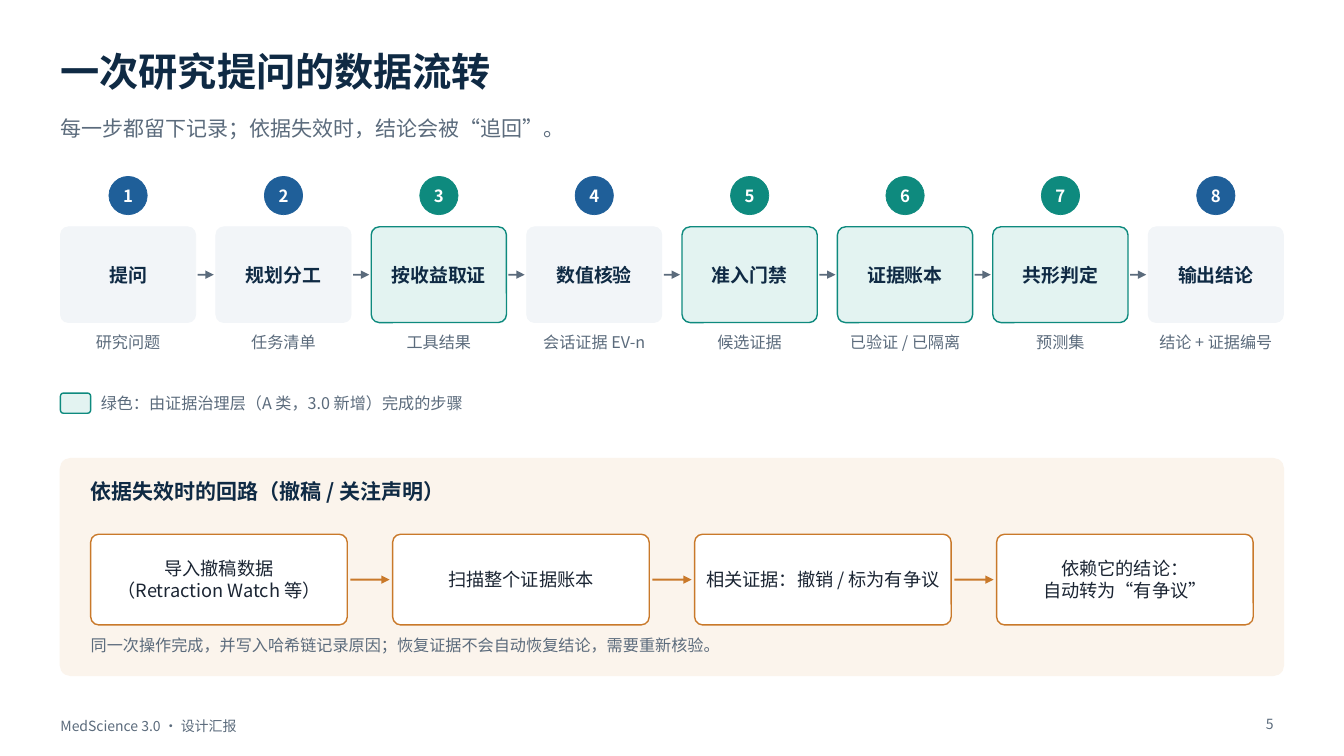
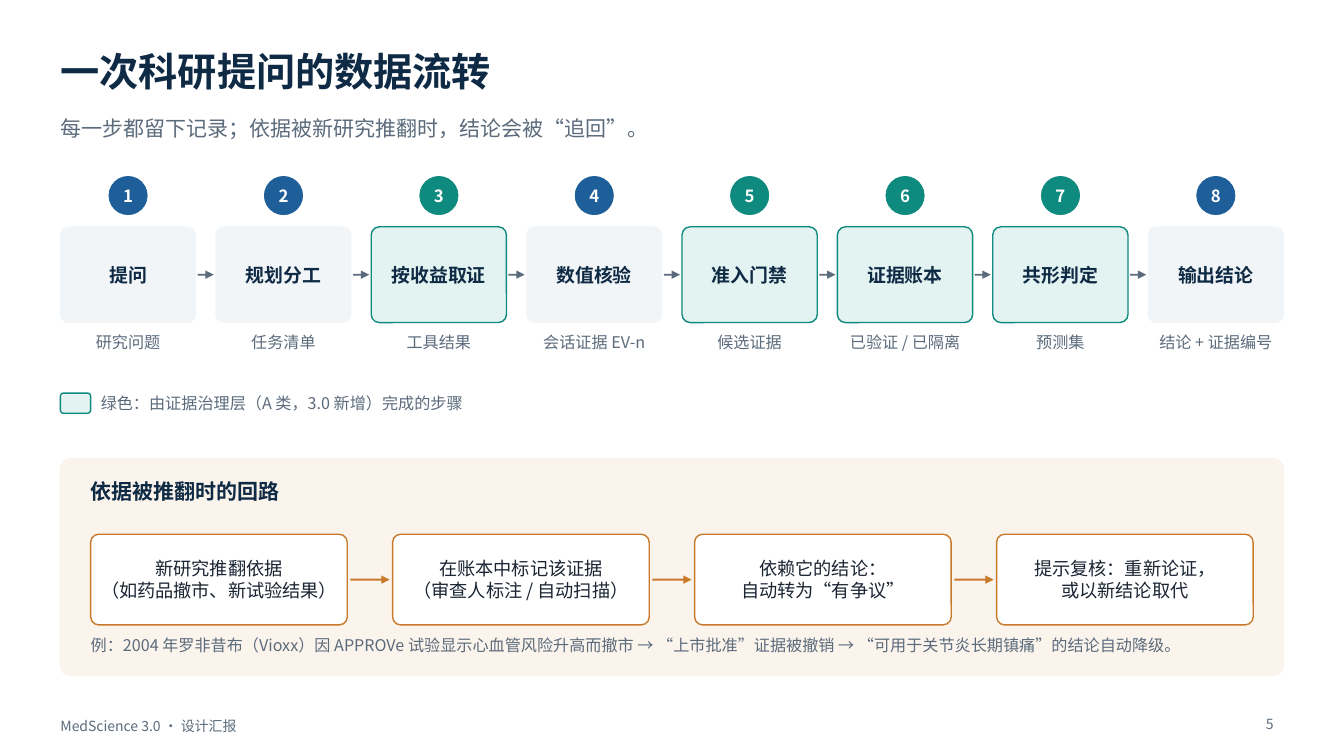
Before and after one commit to BenjaminDuo/MedScience, a slide deck: slide 5 of docs/presentation/MedScience-3.0-设计汇报.pptx. Drawn at 1344x756 pixels with LibreOffice and Linux fonts; fonts in the diff are those of the drawing. Boxes give left, top, right and bottom in pixels: in the first picture for what was removed or moved away, otherwise in the second. Text is boxed around its words. In the diff, an @@ line names an element or a change of style, - is before the commit and + after.

```diff
--- a/docs/presentation/MedScience-3.0-设计汇报.pptx
+++ b/docs/presentation/MedScience-3.0-设计汇报.pptx
@@ title at box(60, 52, 491, 90): text changed @@
-一次研究提问的数据流转
+一次科研提问的数据流转
@@ text at box(60, 118, 648, 139): text changed @@
-每一步都留下记录；依据失效时，结论会被“追回”。
+每一步都留下记录；依据被新研究推翻时，结论会被“追回”。
@@ text at box(91, 481, 280, 501): text changed @@
-依据失效时的回路（撤稿 / 关注声明）
+依据被推翻时的回路
@@ text in rounded rectangle at box(101, 559, 337, 599): text changed @@
-导入撤稿数据
-（Retraction Watch 等）
+新研究推翻依据
+（如药品撤市、新试验结果）
@@ text in rounded rectangle at box(414, 559, 629, 599): text changed @@
-扫描整个证据账本
+在账本中标记该证据
+（审查人标注 / 自动扫描）
@@ text in rounded rectangle at box(741, 559, 904, 599): text changed @@
-相关证据：撤销 / 标为有争议
+依赖它的结论：
+自动转为“有争议”
@@ text in rounded rectangle at box(1034, 559, 1215, 599): text changed @@
-依赖它的结论：
-自动转为“有争议”
+提示复核：重新论证，
+或以新结论取代
@@ text at box(91, 637, 1181, 653): text changed @@
-同一次操作完成，并写入哈希链记录原因；恢复证据不会自动恢复结论，需要重新核验。
+例：2004 年罗非昔布（Vioxx）因 APPROVe 试验显示心血管风险升高而撤市 → “上市批准”证据被撤销 → “可用于关节炎长期镇痛”的结论自动降级。
```
Also in this commit, not shown: 6 other slides changed, 3 other files.
